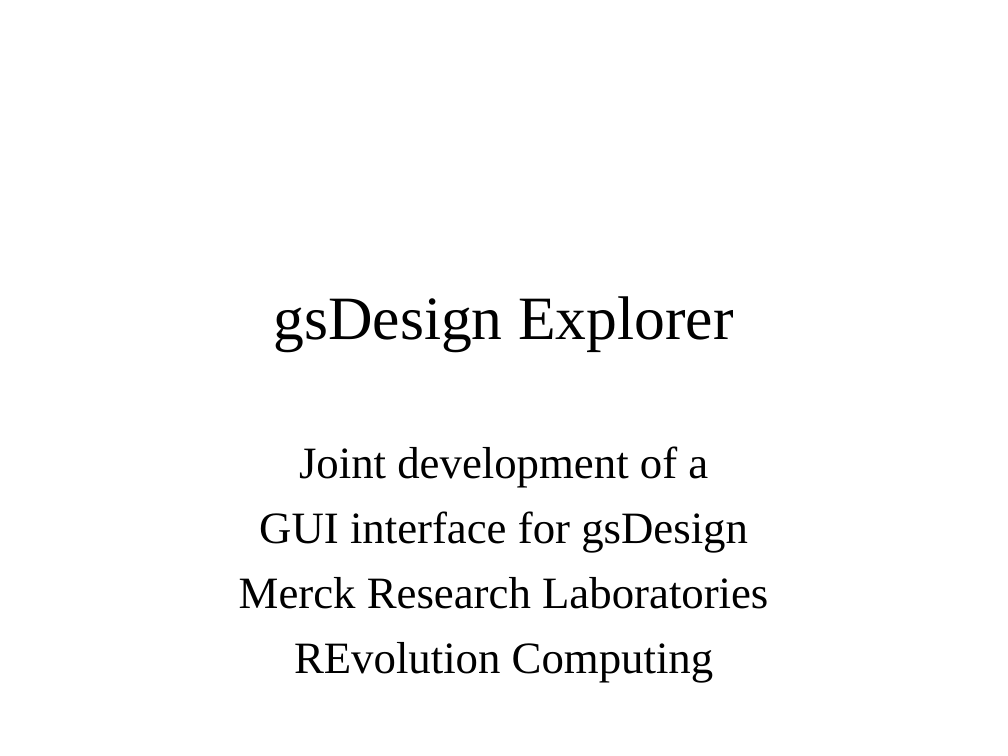
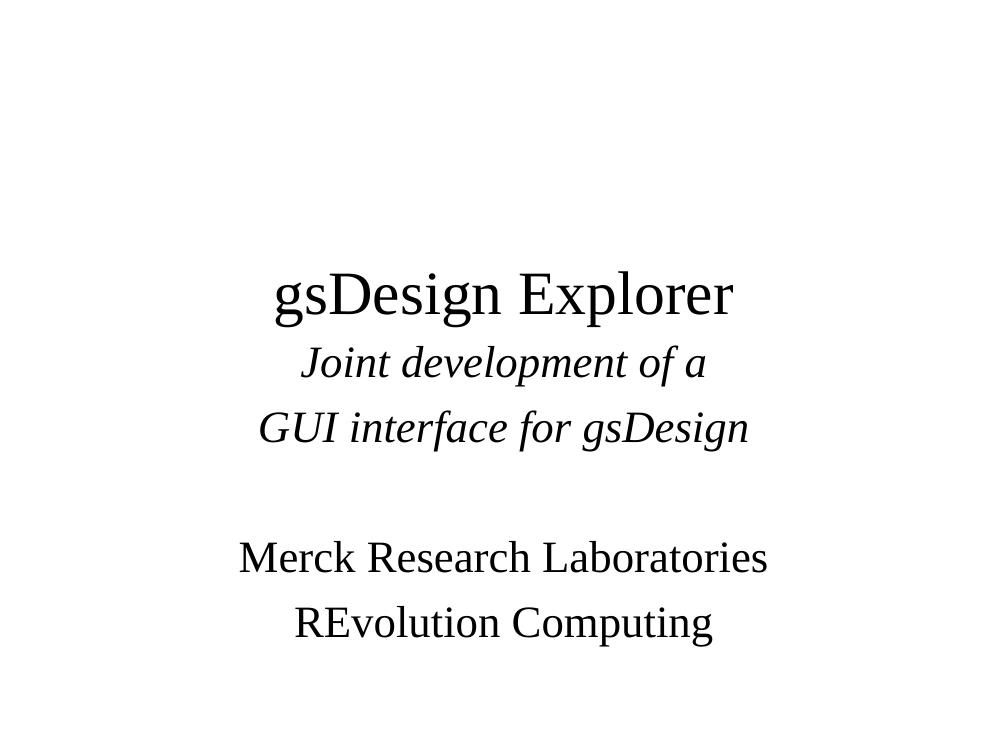
Before and after one commit to keaven/gsDesign, a slide deck: slide 1 of pkg/gsDesignGUIReview/osx/gsDx.ppt. Drawn at 1008x756 pixels with LibreOffice and Linux fonts; fonts in the diff are those of the drawing; background and template pictures are left out. Boxes give left, top, right and bottom in pixels: in the first picture for what was removed or moved away, otherwise in the second. Text is boxed around its words. In the diff, an @@ line names an element or a change of style, - is before the commit and + after.

```diff
--- a/pkg/gsDesignGUIReview/osx/gsDx.ppt
+++ b/pkg/gsDesignGUIReview/osx/gsDx.ppt
@@ title "gsDesign Explorer": place and size @@
-title "gsDesign Explorer" at <box>274,296,733,351</box>
+title "gsDesign Explorer" at <box>274,271,733,326</box>
@@ subtitle "Joint development of a": place and size @@
-subtitle "Joint development of a" at <box>239,446,768,682</box>
+subtitle "Joint development of a" at <box>239,345,768,647</box>
@@ subtitle at <box>258,345,750,452</box>: italic on in "Joint development of a", "GUI interface for gsDesign" @@
```
Also in this commit, not shown: 7 other slides changed, 1 slide added, 1 slide removed.
